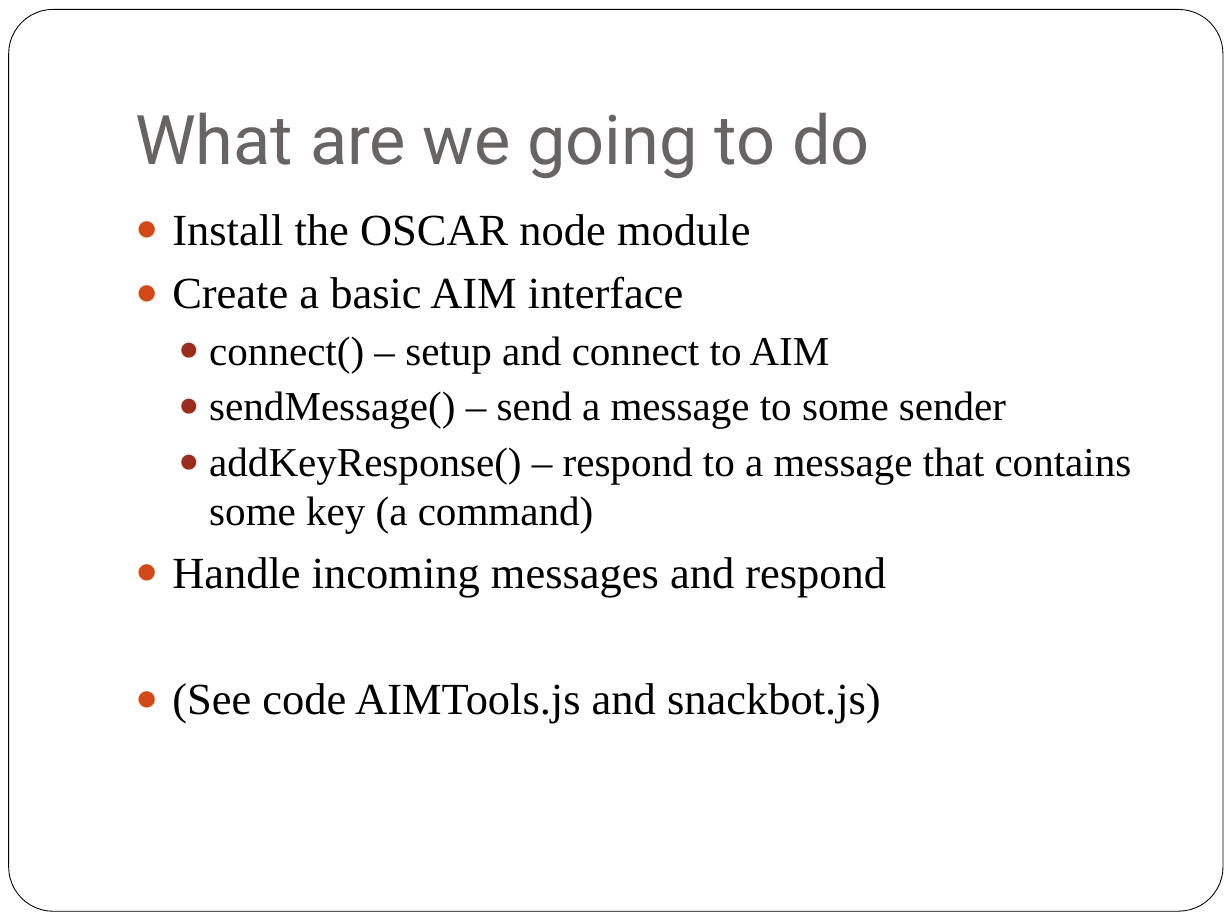
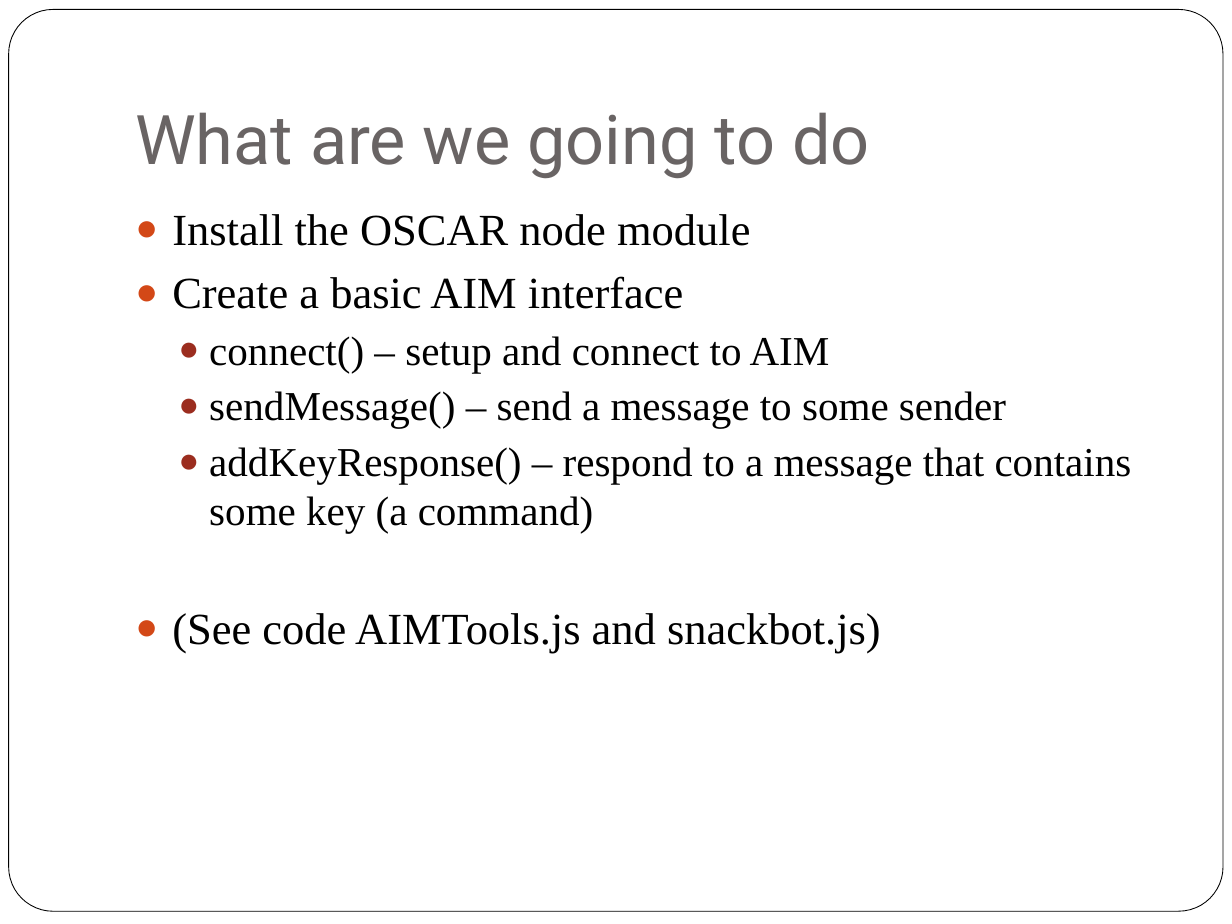
Before and after one commit to ZECTBynmo/SnackBot, a slide deck: slide 14 of SnackBot.pptx. Drawn at 1232x924 pixels with LibreOffice and Linux fonts; fonts in the diff are those of the drawing. Boxes give left, top, right and bottom in pixels: in the first picture for what was removed or moved away, otherwise in the second. Text is boxed around its words. In the diff, an @@ line names an element or a change of style, - is before the commit and + after.

```diff
--- a/SnackBot.pptx
+++ b/SnackBot.pptx
@@ text at [172,557,886,597]: paragraph removed @@
-● Handle incoming messages and respond
```
Also in this commit, not shown: 6 other slides changed, 3 slides added, 2 slides removed.
